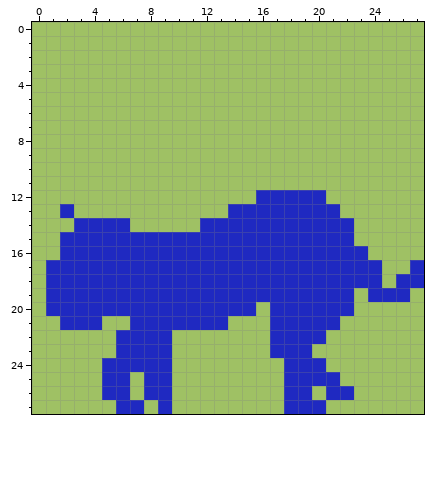
File history of a pixel-art sprite, ultralight/assets/images/tigerwalk6.png. The first picture shows the starting point.
The file is 28x28 pixels.
After:
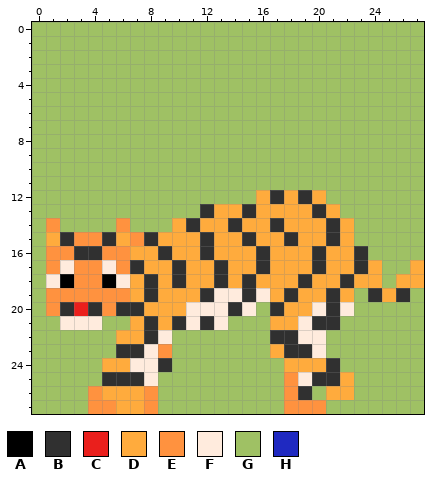
Palette (. is transparent): A #000000  B #303030  C #ea1f1c  D #ffab3d  E #ff923f  F #ffebdd  G #9fc164  H #1f29c1
Changes in this commit:
y 12: x 16..20 HHHHH -> DBDBD
y 13: x 2 H -> G; x 12..21 GGHHHHHHHH -> BDDBDDDDBD
y 14: x 1 G -> E; x 3..6 HHHH -> GGGE; x 10..22 GGHHHHHHHHHHH -> DBDDBDDBDDDBD
y 15: x 1..22 GHHHHHHHHHHHHHHHHHHHHH -> DBEEBDEBDDDBDDBDDBDDBD
y 16: x 1..23 GHHHHHHHHHHHHHHHHHHHHHH -> EEBBEEDDBDDBDDDBDDDBDDB
y 17: x 1..24 HHHHHHHHHHHHHHHHHHHHHHHH -> EFEEFEBDDBDDBDDBDDDBDDBD; x 27 H -> D
y 18: x 1..24 HHHHHHHHHHHHHHHHHHHHHHHH -> FAEEAFDBDBDDBDBDDDBDDBDD; x 26..27 HH -> DD
y 19: x 1..22 HHHHHHHHHHHHHHHHHHHHHH -> EEEEEEDBDDDBFFBFDBDDBD; x 24..26 HHH -> BDB
y 20: x 1..15 HHHHHHHHHHHHHHH -> EBCBEBBDDDFFFBF; x 17..22 HHHHHH -> BDDFBF
y 21: x 2..4 HHH -> FFF; x 7..13 HHHHHHH -> DBDBFBF; x 17..21 HHHHH -> DDFBB
y 22: x 6..9 HHHH -> DDBF; x 17..20 HHHH -> BBFF
y 23: x 6..9 HHHH -> BBFE; x 17..20 HHHG -> DBBF
y 24: x 5..9 HHHHH -> DDFFB; x 18..21 HHHG -> DDDB
y 25: x 5..9 HHGHH -> BBBFG; x 18..22 HHHHG -> EFBBD
y 26: x 4..9 GHHGHH -> EDDDEG; x 18..19 HH -> EB; x 21..22 HH -> DD
y 27: x 4..9 GGHHGH -> EEDDEG; x 18..20 HHH -> EEE
Pixel boxes of the changes (left, top, right, bottom) in both pictures:
changed: (46, 190, 424, 414)
